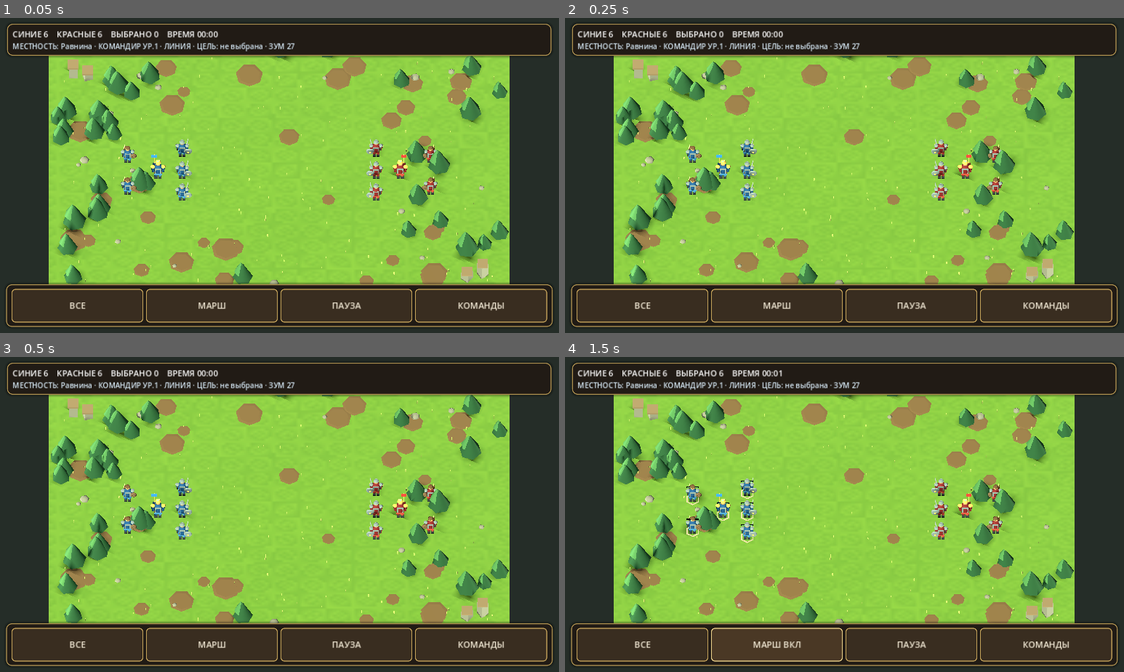
Above: before the commit, frames 1-4 (two rows, left to right).
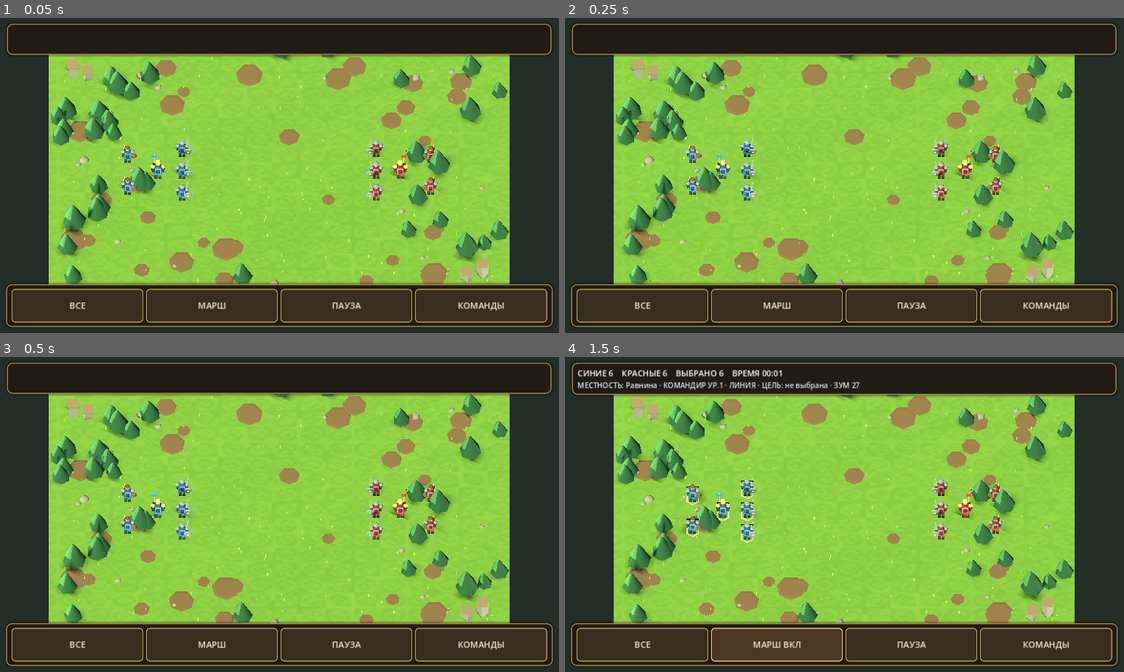
Above: after the commit, the same moments.

Repository: ilonadanelan1-code/-Project-Ember
Game: Godot game, scene res://scenes/combat_test.tscn
The game is run twice, just before and just after one commit, with the same random seed, the same clock (stepped at 60 frames per second) and the same inputs. This scene is started directly instead of the project's main scene.
Inputs:
- Up to frame 1 (0.05 s): no input
- Up to frame 2 (0.25 s): no input
- Up to frame 3 (0.5 s): no input
- Up to frame 4 (1.5 s): click "ВСЕ" at 0.5 s; click "МАРШ" at 1.25 s

The runs differ from the first frame. In frame 1, 2.2% of the frame differs, in the area x 1-99%, y 4-13%; in frame 2, 2.2%; in frame 3, 2.2%; in frame 4, nothing differs.
Error after the commit: Parse Error: Function "get_viewport_rect()" not found in base self. (res://scripts/perf_overlay.gd:185)

Commit message:
Project Ember v0.10.3 — In-game performance report export

Diff:
--- a/project_ember/scripts/hex_map_batch_renderer.gd
+++ b/project_ember/scripts/hex_map_batch_renderer.gd
@@ -142,6 +142,10 @@
 	return _last_lod_chunk_size
 
 
+func get_last_zoom() -> float:
+	return _last_zoom
+
+
 func get_source_cell_count() -> int:
 	return _last_source_cell_count
 
--- a/project_ember/scripts/perf_overlay.gd
+++ b/project_ember/scripts/perf_overlay.gd
@@ -1,68 +1,233 @@
 extends CanvasLayer
 class_name PerfOverlay
+
 const UiThemeScript = preload("res://scripts/ui_theme.gd")
 const Palette = preload("res://scripts/art_palette.gd")
+const PerformanceReportScript = preload("res://scripts/performance_report.gd")
+
+const SAMPLE_INTERVAL_SECONDS := 0.25
+const REPORT_WINDOW_MS := 10000
 
 var _label: Label
+var _copy_button: Button
+var _feedback_label: Label
 var _elapsed: float = 0.0
+var _sample_times: Array[int] = []
+var _fps_samples: Array[float] = []
+var _cpu_samples: Array[float] = []
+var _feedback_until_ms: int = 0
+
+
 func _ready() -> void:
 	layer = 20
 	process_mode = Node.PROCESS_MODE_ALWAYS
+
 	var safe_area := SafeAreaContainer.new()
 	add_child(safe_area)
 	var root := safe_area.get_content_root()
+
 	var panel := PanelContainer.new()
+	panel.name = "PerformancePanel"
 	panel.anchor_left = 0.0
 	panel.anchor_top = 0.0
 	panel.anchor_right = 0.0
 	panel.anchor_bottom = 0.0
 	panel.offset_left = UiMetrics.dp(4.0)
 	panel.offset_top = UiMetrics.dp(4.0)
-	panel.offset_right = UiMetrics.dp(365.0)
-	panel.offset_bottom = UiMetrics.dp(150.0)
-	panel.mouse_filter = Control.MOUSE_FILTER_IGNORE
+	panel.offset_right = UiMetrics.dp(390.0)
+	panel.offset_bottom = UiMetrics.dp(188.0)
+	panel.mouse_filter = Control.MOUSE_FILTER_STOP
 	panel.theme = UiThemeScript.create_theme(GameSettings.ui_scale)
 	root.add_child(panel)
+
+	var layout := VBoxContainer.new()
+	layout.add_theme_constant_override("separation", int(UiMetrics.dp(4.0)))
+	panel.add_child(layout)
+
 	_label = Label.new()
+	_label.name = "PerformanceMetrics"
 	_label.add_theme_font_size_override("font_size", int(UiMetrics.dp(12.0)))
 	_label.add_theme_color_override("font_color", Palette.UI_TEXT)
 	_label.autowrap_mode = TextServer.AUTOWRAP_WORD_SMART
-	panel.add_child(_label)
+	_label.size_flags_horizontal = Control.SIZE_EXPAND_FILL
+	layout.add_child(_label)
+
+	var actions := HBoxContainer.new()
+	actions.add_theme_constant_override("separation", int(UiMetrics.dp(8.0)))
+	layout.add_child(actions)
+
+	_copy_button = Button.new()
+	_copy_button.name = "CopyPerformanceReport"
+	_copy_button.text = "СКОПИРОВАТЬ ОТЧЁТ"
+	_copy_button.custom_minimum_size = Vector2(UiMetrics.dp(190.0), UiMetrics.dp(36.0))
+	_copy_button.size_flags_horizontal = Control.SIZE_EXPAND_FILL
+	_copy_button.add_theme_font_size_override("font_size", int(UiMetrics.dp(12.0)))
+	_copy_button.pressed.connect(_copy_report)
+	actions.add_child(_copy_button)
+
+	_feedback_label = Label.new()
+	_feedback_label.name = "CopyFeedback"
+	_feedback_label.add_theme_font_size_override("font_size", int(UiMetrics.dp(10.0)))
+	_feedback_label.add_theme_color_override("font_color", Color("#8BCF9A"))
+	_feedback_label.autowrap_mode = TextServer.AUTOWRAP_WORD_SMART
+	_feedback_label.size_flags_horizontal = Control.SIZE_EXPAND_FILL
+	actions.add_child(_feedback_label)
+
 	visible = GameSettings.show_fps_overlay
+	_record_sample()
 	_update_text()
+
+
 func _process(delta: float) -> void:
 	visible = GameSettings.show_fps_overlay
 	if not visible:
 		return
+
 	_elapsed += delta
-	if _elapsed < 0.25:
-		return
-	_elapsed = 0.0
-	_update_text()
+	if _elapsed >= SAMPLE_INTERVAL_SECONDS:
+		_elapsed = 0.0
+		_record_sample()
+		_update_text()
+
+	if _feedback_until_ms > 0 and Time.get_ticks_msec() >= _feedback_until_ms:
+		_feedback_label.text = ""
+		_feedback_until_ms = 0
+
+
+func _record_sample() -> void:
+	var now := Time.get_ticks_msec()
+	_sample_times.append(now)
+	_fps_samples.append(float(Engine.get_frames_per_second()))
+	_cpu_samples.append(float(Performance.get_monitor(Performance.TIME_PROCESS)) * 1000.0)
+
+	while not _sample_times.is_empty() and now - _sample_times[0] > REPORT_WINDOW_MS:
+		_sample_times.pop_front()
+		_fps_samples.pop_front()
+		_cpu_samples.pop_front()
+
+
 func _update_text() -> void:
 	if not is_instance_valid(_label):
 		return
-	var fps := Engine.get_frames_per_second()
-	var draw_calls := RenderingServer.get_rendering_info(RenderingServer.RENDERING_INFO_TOTAL_DRAW_CALLS_IN_FRAME)
-	var objects := RenderingServer.get_rendering_info(RenderingServer.RENDERING_INFO_TOTAL_OBJECTS_IN_FRAME)
-	var primitives := RenderingServer.get_rendering_info(RenderingServer.RENDERING_INFO_TOTAL_PRIMITIVES_IN_FRAME)
-	var video_memory := RenderingServer.get_rendering_info(RenderingServer.RENDERING_INFO_VIDEO_MEM_USED)
-	var static_memory := Performance.get_monitor(Performance.MEMORY_STATIC)
-	var node_count := int(Performance.get_monitor(Performance.OBJECT_NODE_COUNT))
-	var process_ms := float(Performance.get_monitor(Performance.TIME_PROCESS)) * 1000.0
-	var map_stats := "Карта: —"
+
+	var snapshot := _build_snapshot()
+	_label.text = "FPS: %d · среднее за 10 с: %.1f · минимум: %.1f\nCPU: %.1f ms · Draw calls: %d\nОбъекты: %d · Примитивы: %d · Узлы: %d\nRAM: %s · GPU: %s\n%s" % [
+		int(snapshot["fps_current"]),
+		float(snapshot["fps_average"]),
+		float(snapshot["fps_min"]),
+		float(snapshot["cpu_current_ms"]),
+		int(snapshot["draw_calls"]),
+		int(snapshot["render_objects"]),
+		int(snapshot["primitives"]),
+		int(snapshot["node_count"]),
+		PerformanceReportScript.format_bytes(int(snapshot["ram_static_bytes"])),
+		PerformanceReportScript.format_bytes(int(snapshot["video_memory_bytes"])),
+		str(snapshot["map_summary"]),
+	]
+
+
+func _copy_report() -> void:
+	_record_sample()
+	var report := PerformanceReportScript.build_report(_build_snapshot())
+	DisplayServer.clipboard_set(report)
+	_feedback_label.text = "Скопировано — вставь сюда"
+	_feedback_until_ms = Time.get_ticks_msec() + 3500
+
+
+func _build_snapshot() -> Dictionary:
+	var fps_current := float(Engine.get_frames_per_second())
+	var cpu_current_ms := float(Performance.get_monitor(Performance.TIME_PROCESS)) * 1000.0
+	var fps_average := _average(_fps_samples, fps_current)
+	var fps_min := _minimum(_fps_samples, fps_current)
+	var fps_max := _maximum(_fps_samples, fps_current)
+	var cpu_average := _average(_cpu_samples, cpu_current_ms)
+	var cpu_max := _maximum(_cpu_samples, cpu_current_ms)
+
+	var map_available := false
+	var viewport_cells := 0
+	var tile_instances := 0
+	var lod_chunk_size := 1
+	var map_zoom := 0.0
+	var map_summary := "Карта: нет активного рендерера"
 	for map_renderer in get_tree().get_nodes_in_group("map_batch_renderer"):
-		if is_instance_valid(map_renderer) and map_renderer.has_method("get_tile_instance_count"):
-			map_stats = "Разведано: %d · В окне: %d · Батч: %d · LOD: x%d" % [
-				CampaignState.get_explored_cell_count(),
-				int(map_renderer.call("get_source_cell_count")),
-				int(map_renderer.call("get_tile_instance_count")),
-				int(map_renderer.call("get_lod_chunk_size")),
-			]
-			break
-	_label.text = "FPS: %d · CPU: %.1f ms · Draw calls: %d\\nОбъекты: %d · Примитивы: %d\\nУзлы: %d · RAM: %s · GPU: %s\\n%s" % [
-		fps, process_ms, draw_calls, objects, primitives, node_count,
-		"—" if static_memory <= 0.0 else "%.1f MB" % (float(static_memory) / 1048576.0),
-		"—" if video_memory <= 0 else "%.1f MB" % (video_memory / 1048576.0),
-		map_stats,
-	]
+		if not is_instance_valid(map_renderer):
+			continue
+		if not map_renderer.has_method("get_tile_instance_count"):
+			continue
+		map_available = true
+		viewport_cells = int(map_renderer.call("get_source_cell_count"))
+		tile_instances = int(map_renderer.call("get_tile_instance_count"))
+		lod_chunk_size = int(map_renderer.call("get_lod_chunk_size"))
+		if map_renderer.has_method("get_last_zoom"):
+			map_zoom = float(map_renderer.call("get_last_zoom"))
+		map_summary = "Карта: разведано %d · в окне %d · экземпляров %d · LOD %dx · zoom %.3f" % [
+			int(CampaignState.get_explored_cell_count()),
+			viewport_cells,
+			tile_instances,
+			lod_chunk_size,
+			map_zoom,
+		]
+		break
+
+	var engine_version: Dictionary = Engine.get_version_info()
+	var version_line := "Project Ember"
+	var version_file := FileAccess.open("res://VERSION.txt", FileAccess.READ)
+	if version_file != null:
+		version_line = version_file.get_line().strip_edges()
+		version_file.close()
+
+	return {
+		"build": version_line,
+		"timestamp": Time.get_datetime_string_from_system(false, true),
+		"godot_version": str(engine_version.get("string", "unknown")),
+		"platform": OS.get_name(),
+		"os_version": OS.get_version(),
+		"viewport": get_viewport_rect().size.round(),
+		"fps_current": fps_current,
+		"fps_average": fps_average,
+		"fps_min": fps_min,
+		"fps_max": fps_max,
+		"sample_count": _fps_samples.size(),
+		"cpu_current_ms": cpu_current_ms,
+		"cpu_average_ms": cpu_average,
+		"cpu_max_ms": cpu_max,
+		"draw_calls": int(RenderingServer.get_rendering_info(RenderingServer.RENDERING_INFO_TOTAL_DRAW_CALLS_IN_FRAME)),
+		"render_objects": int(RenderingServer.get_rendering_info(RenderingServer.RENDERING_INFO_TOTAL_OBJECTS_IN_FRAME)),
+		"primitives": int(RenderingServer.get_rendering_info(RenderingServer.RENDERING_INFO_TOTAL_PRIMITIVES_IN_FRAME)),
+		"node_count": int(Performance.get_monitor(Performance.OBJECT_NODE_COUNT)),
+		"ram_static_bytes": int(Performance.get_monitor(Performance.MEMORY_STATIC)),
+		"video_memory_bytes": int(RenderingServer.get_rendering_info(RenderingServer.RENDERING_INFO_VIDEO_MEM_USED)),
+		"map_available": map_available,
+		"map_summary": map_summary,
+		"viewport_cells": viewport_cells,
+		"tile_instances": tile_instances,
+		"lod_chunk_size": lod_chunk_size,
+		"map_zoom": map_zoom,
+	}
+
+
+func _average(values: Array[float], fallback: float) -> float:
+	if values.is_empty():
+		return fallback
+	var total := 0.0
+	for value in values:
+		total += value
+	return total / float(values.size())
+
+
+func _minimum(values: Array[float], fallback: float) -> float:
+	if values.is_empty():
+		return fallback
+	var result := values[0]
+	for value in values:
+		result = minf(result, value)
+	return result
+
+
+func _maximum(values: Array[float], fallback: float) -> float:
+	if values.is_empty():
+		return fallback
+	var result := values[0]
+	for value in values:
+		result = maxf(result, value)
+	return result
--- /dev/null
+++ b/project_ember/scripts/performance_report.gd
@@ -0,0 +1,53 @@
+extends RefCounted
+class_name PerformanceReport
+
+
+static func build_report(snapshot: Dictionary) -> String:
+	var lines := PackedStringArray()
+	lines.append("PROJECT EMBER — PERFORMANCE REPORT")
+	lines.append("Build: %s" % str(snapshot.get("build", "unknown")))
+	lines.append("Captured: %s" % str(snapshot.get("timestamp", "unknown")))
+	lines.append("Engine: Godot %s" % str(snapshot.get("godot_version", "unknown")))
+	lines.append("Platform: %s | OS: %s" % [
+		str(snapshot.get("platform", "unknown")),
+		str(snapshot.get("os_version", "unknown")),
+	])
+
+	var viewport: Vector2i = snapshot.get("viewport", Vector2i.ZERO)
+	lines.append("Viewport: %d x %d" % [viewport.x, viewport.y])
+	lines.append("FPS current / avg / min / max (10s): %.1f / %.1f / %.1f / %.1f" % [
+		float(snapshot.get("fps_current", 0.0)),
+		float(snapshot.get("fps_average", 0.0)),
+		float(snapshot.get("fps_min", 0.0)),
+		float(snapshot.get("fps_max", 0.0)),
+	])
+	lines.append("Samples in 10s window: %d" % int(snapshot.get("sample_count", 0)))
+	lines.append("CPU process ms current / avg / max: %.2f / %.2f / %.2f" % [
+		float(snapshot.get("cpu_current_ms", 0.0)),
+		float(snapshot.get("cpu_average_ms", 0.0)),
+		float(snapshot.get("cpu_max_ms", 0.0)),
+	])
+	lines.append("Rendering: draw calls %d | objects %d | primitives %d" % [
+		int(snapshot.get("draw_calls", 0)),
+		int(snapshot.get("render_objects", 0)),
+		int(snapshot.get("primitives", 0)),
+	])
+	lines.append("Scene nodes: %d" % int(snapshot.get("node_count", 0)))
+	lines.append("RAM static: %s | video memory: %s" % [
+		format_bytes(int(snapshot.get("ram_static_bytes", 0))),
+		format_bytes(int(snapshot.get("video_memory_bytes", 0))),
+	])
+
+	if bool(snapshot.get("map_available", false)):
+		lines.append(str(snapshot.get("map_summary", "Map: available")))
+	else:
+		lines.append("Map: no active strategic map renderer")
+
+	lines.append("Note: capture was taken in-game; FPS/CPU are sampled over the last 10 seconds.")
+	return "\n".join(lines) + "\n"
+
+
+static func format_bytes(byte_count: int) -> String:
+	if byte_count <= 0:
+		return "n/a"
+	return "%.1f MB" % (float(byte_count) / 1048576.0)
--- /dev/null
+++ b/project_ember/tests/performance_report_smoke_test.gd
@@ -0,0 +1,54 @@
+extends SceneTree
+
+const PerformanceReportScript = preload("res://scripts/performance_report.gd")
+
+
+func _initialize() -> void:
+	var report := PerformanceReportScript.build_report({
+		"build": "Project Ember test build",
+		"timestamp": "2026-11-24 12:00:00",
+		"godot_version": "4.3.stable",
+		"platform": "Android",
+		"os_version": "Android test",
+		"viewport": Vector2i(2400, 1080),
+		"fps_current": 58.0,
+		"fps_average": 55.5,
+		"fps_min": 42.0,
+		"fps_max": 60.0,
+		"sample_count": 40,
+		"cpu_current_ms": 8.0,
+		"cpu_average_ms": 9.2,
+		"cpu_max_ms": 14.0,
+		"draw_calls": 12,
+		"render_objects": 100,
+		"primitives": 5000,
+		"node_count": 250,
+		"ram_static_bytes": 104857600,
+		"video_memory_bytes": 52428800,
+		"map_available": true,
+		"map_summary": "Map: explored 900 | viewport 120 | instances 24 | LOD 6x | zoom 0.15",
+	})
+
+	var required_fragments := [
+		"PROJECT EMBER — PERFORMANCE REPORT",
+		"FPS current / avg / min / max (10s): 58.0 / 55.5 / 42.0 / 60.0",
+		"CPU process ms current / avg / max: 8.00 / 9.20 / 14.00",
+		"draw calls 12",
+		"RAM static: 100.0 MB",
+		"video memory: 50.0 MB",
+		"LOD 6x",
+	]
+
+	for fragment in required_fragments:
+		if not report.contains(fragment):
+			push_error("Performance report is missing: %s" % fragment)
+			quit(1)
+			return
+
+	if report.contains("@gmail.com") or report.contains("token="):
+		push_error("Performance report must not contain account secrets or personal email.")
+		quit(1)
+		return
+
+	print("All performance report smoke tests passed.")
+	quit()
Not shown, changed: project_ember/VERSION.txt
